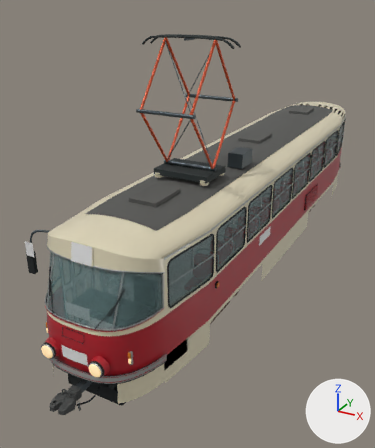
Two versions of the glTF model assets/t3photo/tatra-t3-6892.glb, one commit apart.
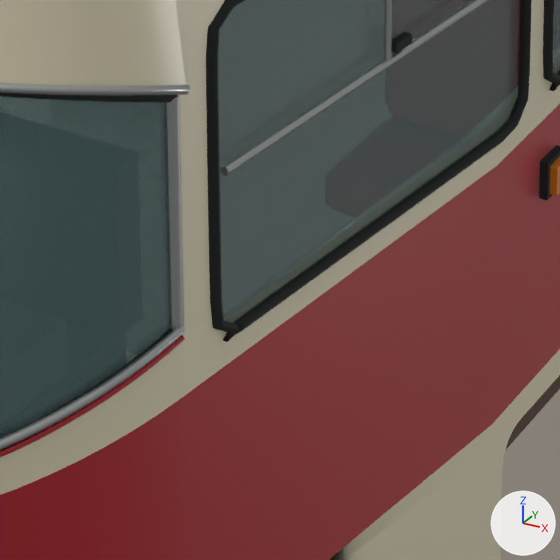
Each version is shown whole from a camera (50 mm lens) standing at (4.91, -12.13, 6.5) and looking at (-0.99, -1.4, 1.13), then close up on the part from 37% to 58% of the width and 58% to 76% of the height. The lights are fixed; the arrows at lower right show +X, +Y and +Z. The last two pictures show the newer version. Where no turn or scale is listed for an object, it has been applied to the vertices. Vertices at exactly the same position are counted once.

Objects in the first close-up: 'Body_Ivory_enamel', 'Body_Prague_red_enamel', 'Body_Rubber', 'Body_Window_glass', 'Exterior_details_Aluminium', 'Exterior_details_Prague_red_enamel', 'Exterior_details_Rubber', 'Magnetic_brake_1_left_Wheel_brown_dust', 'Side_indicator_left_Rubber' and 2 more.
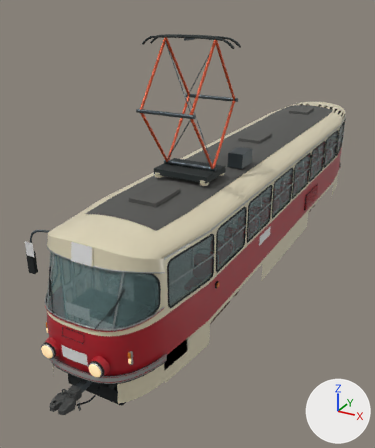
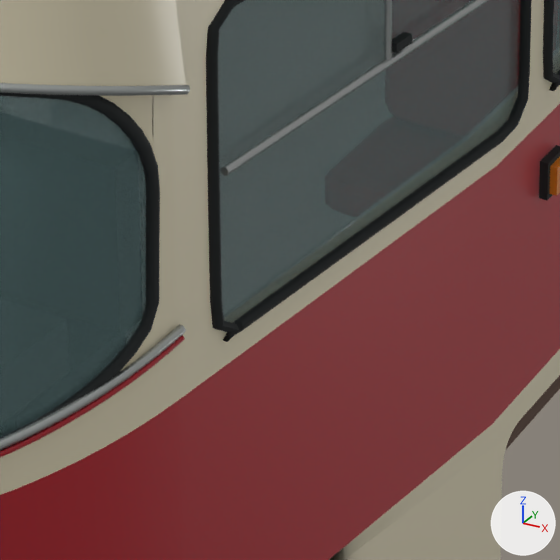
Changed parts and their boxes (x1, y1, x2, y2) in the close-ups (560 x 560 px; the box of a moved part takes in the faces that stretch with it):
part 1 of me_mesh_17, deleted
    before: (164, 95, 184, 330)
part 2 of me_mesh_20, moved or reshaped
    before: (0, 93, 177, 394)
    after: (0, 93, 160, 398)
part 3 of me_mesh_28, added
    after: (101, 95, 177, 371)
part 4 of me_mesh_30, moved or reshaped
    before: (45, 100, 170, 415)
    after: (44, 102, 146, 415)

Diff of the bpy script that builds the scene:
```diff
--- a/assets/t3photo/tatra-t3-6892.glb.py
+++ b/assets/t3photo/tatra-t3-6892.glb.py
@@ me_mesh_17 @@
 # used by ob_exterior_details_aluminium; location = (0.0, 0.0, 0.0)
-me_mesh_17.from_pydata(...)  # 3440 vertices, 6060 faces; spans x -1.43..1.28, y -7.05..7.05, z 0.61..2.74
+me_mesh_17.from_pydata(...)  # 3396 vertices, 5980 faces; spans x -1.43..1.28, y -7.05..7.05, z 0.61..2.74
+# me_mesh_17 part 1: the loose piece of 22 vertices spanning x 1.07..1.1, y -6.01..-5.97, z 1.85..2.48 is deleted
+# other edits to the shape of me_mesh_17 do not show in these pictures
 me_mesh_17.materials.append(mat_aluminium)
@@ me_mesh_20 @@
 # used by ob_exterior_details_rubber; location = (0.0, 0.0, 0.0)
-me_mesh_20.from_pydata(...)  # 2580 vertices, 4416 faces; spans x -1.44..1.29, y -7.05..7.05, z 0.06..2.67
+me_mesh_20.from_pydata(...)  # 2448 vertices, 4176 faces; spans x -1.44..1.29, y -7.05..7.05, z 0.06..2.67
+# me_mesh_20 part 2: 294 vertices moved from x -1.09..1.02, y -6.96..-6.04, z 1.75..2.67 to x -1.08..1.03, y -6.96..-6.06, z 1.75..2.67; 451 vertices removed from x -1.1..1.1, y -6.96..-5.98, z 1.75..2.67; 319 vertices added at x -1.09..1.09, y -6.96..-6.05, z 1.75..2.67
 me_mesh_20.materials.append(mat_rubber)
@@ me_mesh_28 @@
 # used by ob_body_ivory_enamel; location = (0.0, 0.0, 0.0)
-me_mesh_28.from_pydata(...)  # 2683 vertices, 3990 faces; spans x -1.25..1.25, y -6.96..6.98, z 0.28..3.06
+me_mesh_28.from_pydata(...)  # 2751 vertices, 4054 faces; spans x -1.25..1.25, y -6.96..6.98, z 0.28..3.06
+# me_mesh_28 part 3
+# 68 vertices are added at x -1.08..1.08, y -6.39..-5.99, z 1.8..2.6
+# 64 new faces join them
 me_mesh_28.materials.append(mat_ivory_enamel)
@@ me_mesh_30 @@
 # used by ob_body_window_glass; location = (0.0, 0.0, 0.0)
-me_mesh_30.from_pydata(...)  # 886 vertices, 966 faces; spans x -1.24..1.24, y -6.93..6.97, z 1.75..2.65
+me_mesh_30.from_pydata(...)  # 898 vertices, 982 faces; spans x -1.24..1.24, y -6.93..6.97, z 1.75..2.65
+# me_mesh_30 part 4: 26 vertices moved from x -1.07..1.06, y -6.31..-5.99, z 1.81..2.57 to x -1.06..1.05, y -6.32..-6.07, z 1.82..2.55; 4 vertices removed from x -1.07..1.07, y -5.99, z 1.85..2.48; 16 vertices added at x -1.06..1.06, y -6.1..-6.06, z 1.91..2.37
 me_mesh_30.materials.append(mat_window_glass)
```
